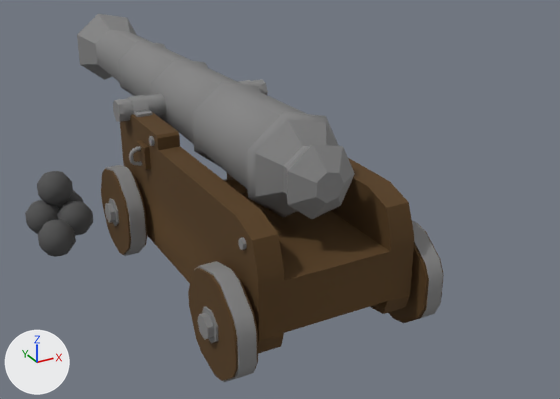
Renders of the FBX model Assets/Models/Cannon/cannon.FBX from each side of a commit.
The view is the same before and after, from a camera (50 mm lens) standing at (-3.19, -6.56, 4.03) and looking at (0.62, 0.37, 0.56). The lights are fixed; the arrows at lower left show +X, +Y and +Z. Where no turn or scale is listed for an object, it has been applied to the vertices. Vertices at the same position are counted once.
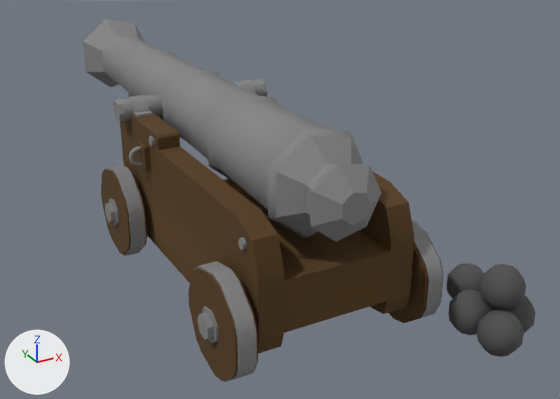
The newer file is also turned or shifted as a whole; pictures and numbers use the older file's frame.

The change, as a diff of the scene's bpy script:
```diff
--- a/Assets/Models/Cannon/cannon.FBX.py
+++ b/Assets/Models/Cannon/cannon.FBX.py
@@ me_mesh @@
 # used by ob_box001; location = (0.0, -0.108, 0.423)
-me_mesh.from_pydata(...)  # 1596 vertices, 3093 faces; spans x -1.83..1.12, y -1.81..4.57, z -0.46..1.64
+me_mesh.from_pydata(...)  # 1232 vertices, 2389 faces; spans x -1.11..1.12, y -1.81..1.76, z -0.46..1.27
+# me_mesh part 1: 6 loose pieces with 364 vertices, spanning x -1.83..0.51, y -1.5..4.57, z -0.44..1.64, are deleted
 me_mesh.materials.append(mat_material__25)
@@ me_mesh @@
 me_mesh.materials.append(mat_02___default)
-me_mesh.materials.append(mat_03___default)  # dark grey #4f4f4f
@@ me_mesh_001 @@
+me_mesh_001.from_pydata(...)  # 154 vertices, 304 faces; spans x -0.48..0.48, y -3.16..2.92, z -0.5..0.5
+me_mesh_001.materials.append(mat_01___default)  # grey #848484
@@ me_mesh_002 @@
+me_mesh_002.from_pydata(...)  # a UV sphere (10 segments, 5 rings, poles along z) spanning x 1.279..1.657, y -2.307..-1.91, z -0.11..0.308; a UV sphere (10 segments, 5 rings, poles along z) spanning x 1.452..1.829, y -2.307..-1.91, z -0.441..-0.023; a UV sphere (10 segments, 5 rings, poles along z) spanning x 1.452..1.829, y -1.685..-1.288, z -0.441..-0.023; a UV sphere (10 segments, 5 rings, poles along z) spanning x 1.131..1.508, y -2.099..-1.702, z -0.441..-0.023; a UV sphere (10 segments, 5 rings, poles along z) spanning x 1.131..1.508, y -2.486..-2.089, z -0.441..-0.023
+me_mesh_002.materials.append(mat_03___default)  # dark grey #4f4f4f
@@ ob_cannon @@
+ob_cannon = bpy.data.objects.new('cannon', me_mesh_001)
+ob_cannon.location = (-0.023, 1.093, 1.566)
@@ ob_object001 @@
+ob_object001 = bpy.data.objects.new('Object001', me_mesh_002)
+ob_object001.location = (0.0, -0.108, 0.423)
```

Pixel boxes (x1, y1, x2, y2) of what changed, in the pictures (560 x 399 px):
'Box001', reshaped (18% narrower, 18% shorter)
    before: (25, 14, 444, 382)
    after: (101, 79, 444, 382)
'cannon', added
    after: (83, 19, 381, 242)
'Object001', added
    after: (446, 263, 536, 357)
part 1 of me_mesh, deleted
    before: (25, 14, 355, 257)
